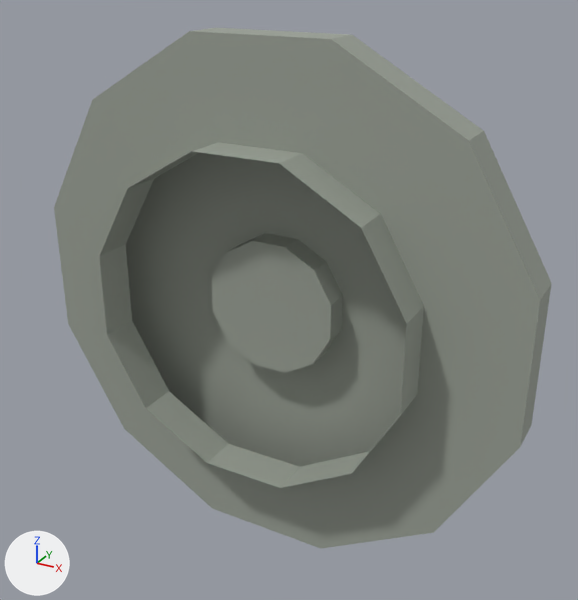
What one commit did to the OBJ model assets/models/equipment/tianhe_tr10_reactor/LOD2/th_flange_fore.obj.
Before and after are seen from a 50 mm lens placed at (3.14, -2.47, 2.8), pointed at (0.18, 2.91, 0.11). Every picture has the same lights, and +X, +Y and +Z are marked at lower left. The older version comes first. Where no turn or scale is listed for an object, it has been applied to the vertices. Vertices at exactly the same position are counted once.

Names of what the first picture shows: 'th_flange_fore'.
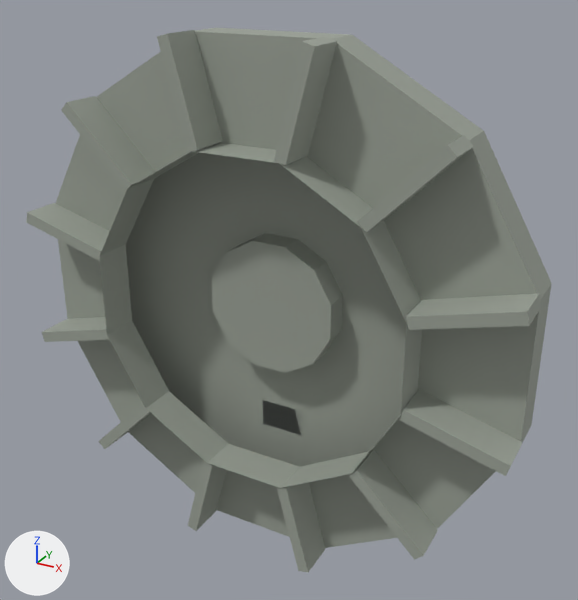
Where the change shows, as pixel boxes [x1, y1, x2, y2] in the pictures (578 x 600 px):
'th_flange_fore', reshaped: before [54, 28, 552, 548]; after [26, 28, 552, 572]
part 1 of me_th_flange_fore, added: after [263, 401, 302, 434]
part 2 of me_th_flange_fore, added: after [26, 30, 541, 572]

The change in detail:
Material 'eq_copper' (mat_eq_copper) is new.
Its base color is (0.66, 0.38, 0.2) (beige #d4a67c).
Its roughness is 0.7.
Material 'eq_insulator' (mat_eq_insulator) is new.
Its base color is (0.8, 0.78, 0.72) (white #e7e5dd).
Its roughness is 0.859.
Material 'eq_metal_graphite' (mat_eq_metal_graphite) is new.
Its base color is (0.34, 0.36, 0.38) (grey #9ea2a6).
Its roughness is 0.755.
me_th_flange_fore is used by ob_th_flange_fore; location (0.0, 0.0, 0.0).
me_th_flange_fore had 73 vertices, 72 faces and spanned x -2.22..2.22, y 2.4..3.11, z -2.22..2.22.
me_th_flange_fore now has 255 vertices, 222 faces and spans x -2.23..2.23, y 2.4..3.11, z -2.23..2.23.
me_th_flange_fore part 1: a new loose piece, a box spanning x -0.21..0.21, y 3.105..3.113, z -1.33..-1.07, in mat_eq_metal_graphite (grey #9ea2a6).
Part 2, on me_th_flange_fore:
108 vertices are added at x -2.23..2.23, y 2.41..2.95, z -2.23..2.23.
32 new vertices lie (0.0, 0.35, 0.0) away from vertices in x -2.23..2.23, y 2.41, z -1.41..1.41.
18 new vertices lie (0.0, 0.04, 0.0) away from vertices in x -0.39..0.39, y 2.88, z -0.26..0.41.
16 new vertices lie (0.0, 0.34, 0.0) away from vertices in x -1.66..1.66, y 2.41..2.42, z -2.23..2.23.
36 new faces join them, mat_eq_copper (beige #d4a67c).
36 new faces join them, mat_eq_insulator (white #e7e5dd).
72 new faces join them, mat_eq_th_steel (grey #9ba297).
me_th_flange_fore gains material mat_eq_copper (beige #d4a67c).
me_th_flange_fore gains material mat_eq_insulator (white #e7e5dd).
me_th_flange_fore gains material mat_eq_metal_graphite (grey #9ea2a6).
